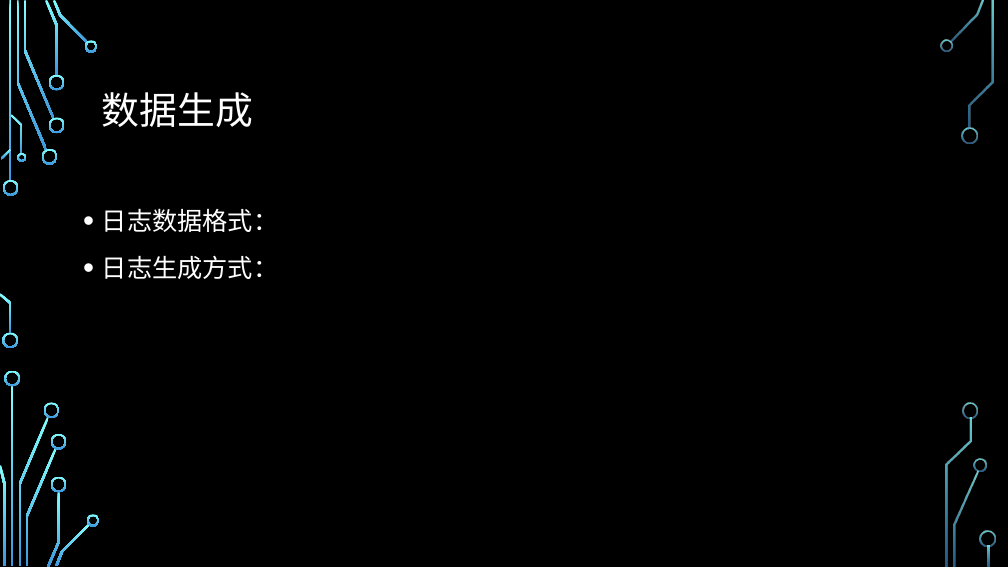
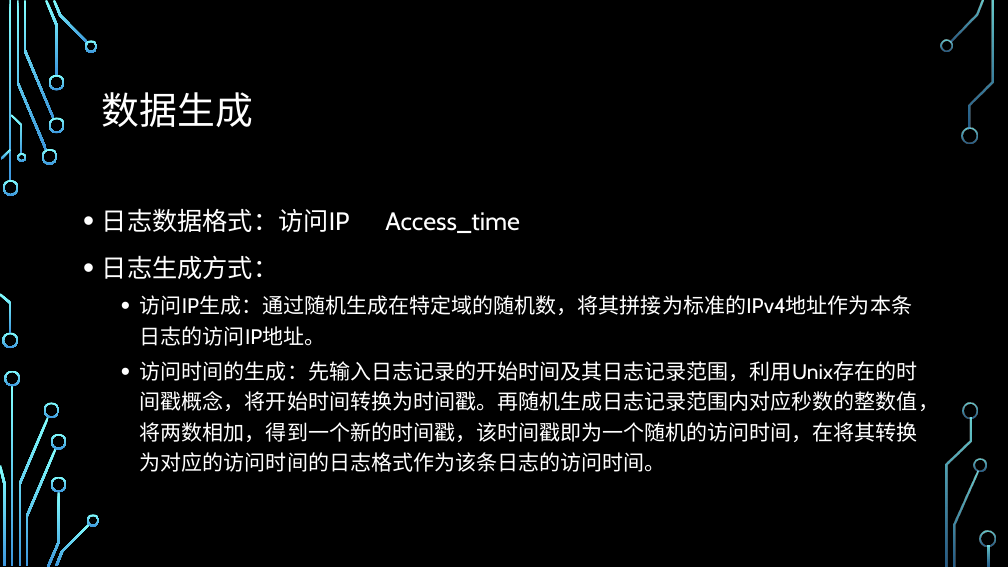
Before and after one commit to Aaron-hk/Topk-and-Black-List, a slide deck: slide 4 of ppt/1150310613-黄道龙-1150310609-王陈阳.pptx. Drawn at 1008x567 pixels with LibreOffice and Linux fonts; fonts in the diff are those of the drawing; background and template pictures are left out. Boxes give left, top, right and bottom in pixels: in the first picture for what was removed or moved away, otherwise in the second. Text is boxed around its words. In the diff, an @@ line names an element or a change of style, - is before the commit and + after.

```diff
--- a/ppt/1150310613-黄道龙-1150310609-王陈阳.pptx
+++ b/ppt/1150310613-黄道龙-1150310609-王陈阳.pptx
@@ text at (x1=102, y1=208, x2=350, y2=232): text changed @@
-• 日志数据格式：
+• 日志数据格式：访问IP Access_time
@@ text at (x1=140, y1=295, x2=939, y2=472): paragraphs added @@
+  • 访问IP生成：通过随机生成在特定域的随机数，将其拼接为标准的IPv4地址作为本条日志的访问IP地址。
+  • 访问时间的生成：先输入日志记录的开始时间及其日志记录范围，利用Unix存在的时间戳概念，将开始时间转换为时间戳。再随机生成日志记录范围内对应秒数的整数值，将两数相加，得到一个新的时间戳，该时间戳即为一个随机的访问时间，在将其转换为对应的访问时间的日志格式作为该条日志的访问时间。
```
Also in this commit, not shown: 2 other slides changed, 2 slides added, 2 slides removed, 3 other files.
